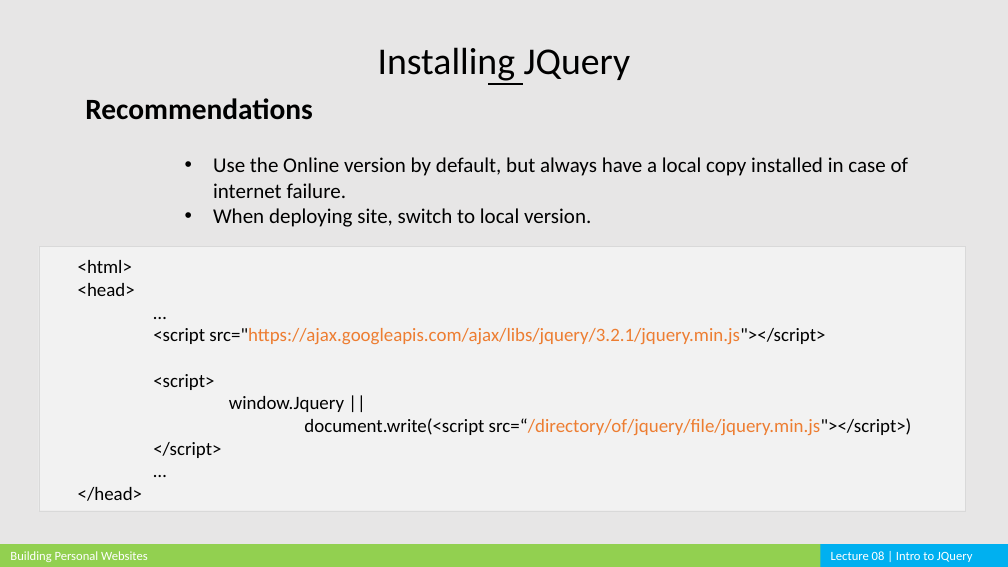
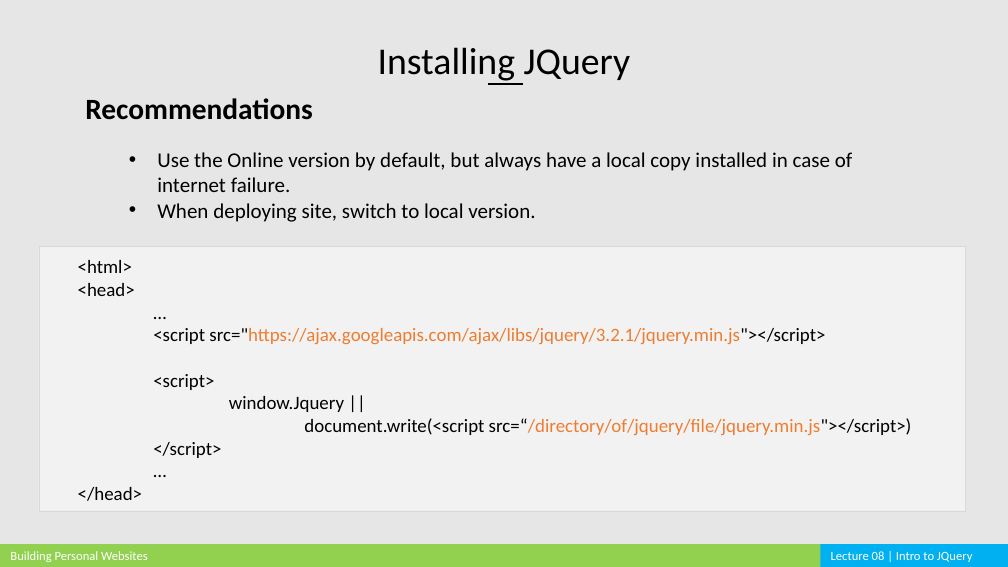
Before and after one commit to cardadfar/stuco_webdev_website, a slide deck: slide 16 of assets/lectures/BPW_Lecture_08.pptx. Drawn at 1008x567 pixels with LibreOffice and Linux fonts; fonts in the diff are those of the drawing. Boxes give left, top, right and bottom in pixels: in the first picture for what was removed or moved away, otherwise in the second. Text is boxed around its words. In the diff, an @@ line names an element or a change of style, - is before the commit and + after.

```diff
--- a/assets/lectures/BPW_Lecture_08.pptx
+++ b/assets/lectures/BPW_Lecture_08.pptx
@@ text "Use the Online version by ..." moved from (x1=213, y1=157, x2=909, y2=227) to (x1=157, y1=152, x2=853, y2=222) @@
```
Also in this commit, not shown: 2 other slides changed, 19 other files.
